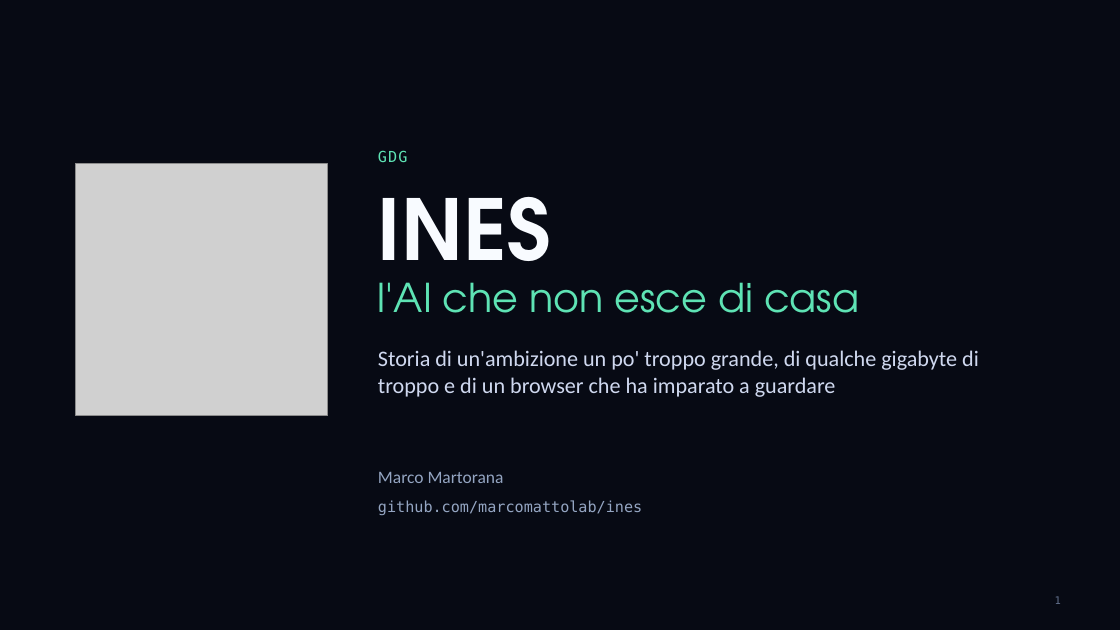
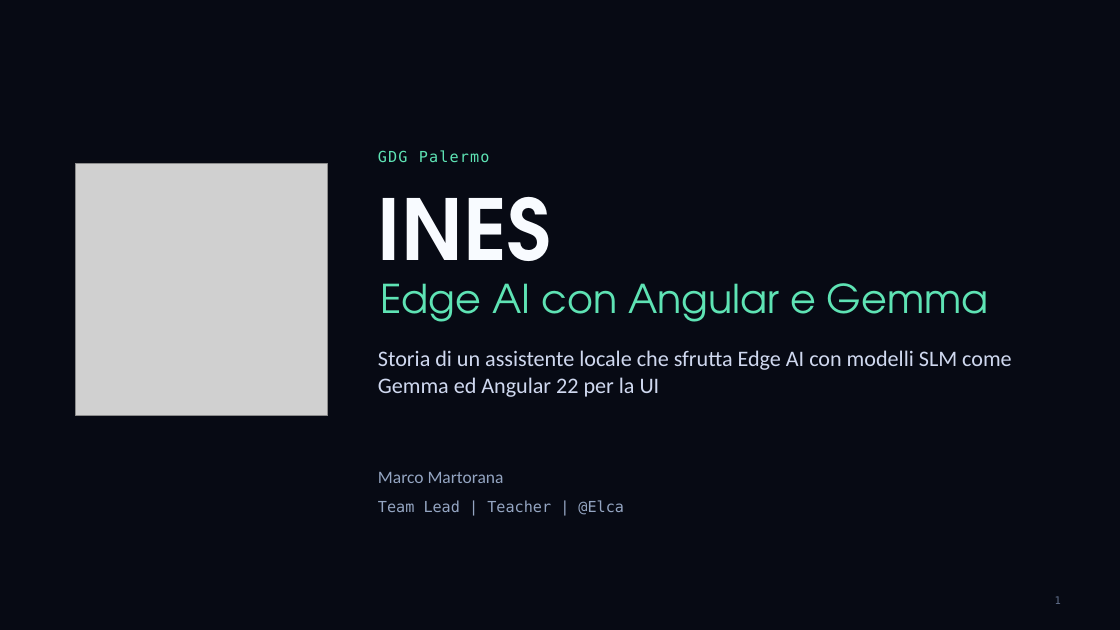
Before and after one commit to marcomattolab/ines, a slide deck: slide 1 of resources/INES-GDG-talk.pptx. Drawn at 1120x630 pixels with LibreOffice and Linux fonts; fonts in the diff are those of the drawing; grey boxes stand for pictures. Boxes give left, top, right and bottom in pixels: in the first picture for what was removed or moved away, otherwise in the second. Text is boxed around its words. In the diff, an @@ line names an element or a change of style, - is before the commit and + after.

```diff
--- a/resources/INES-GDG-talk.pptx
+++ b/resources/INES-GDG-talk.pptx
@@ text at box(378, 150, 490, 163): text changed @@
-GDG
+GDG Palermo
@@ text at box(380, 283, 989, 322): text changed @@
-l'AI che non esce di casa
+Edge AI con Angular e Gemma
@@ text at box(378, 350, 1012, 397): text changed @@
-Storia di un'ambizione un po' troppo grande, di qualche gigabyte di troppo e di un browser che ha imparato a guardare
+Storia di un assistente locale che sfrutta Edge AI con modelli SLM come Gemma ed Angular 22 per la UI
@@ text at box(378, 500, 624, 515): text changed @@
-github.com/marcomattolab/ines
+Team Lead | Teacher | @Elca
```
Also in this commit, not shown: 6 other slides changed, 2 slides removed.
